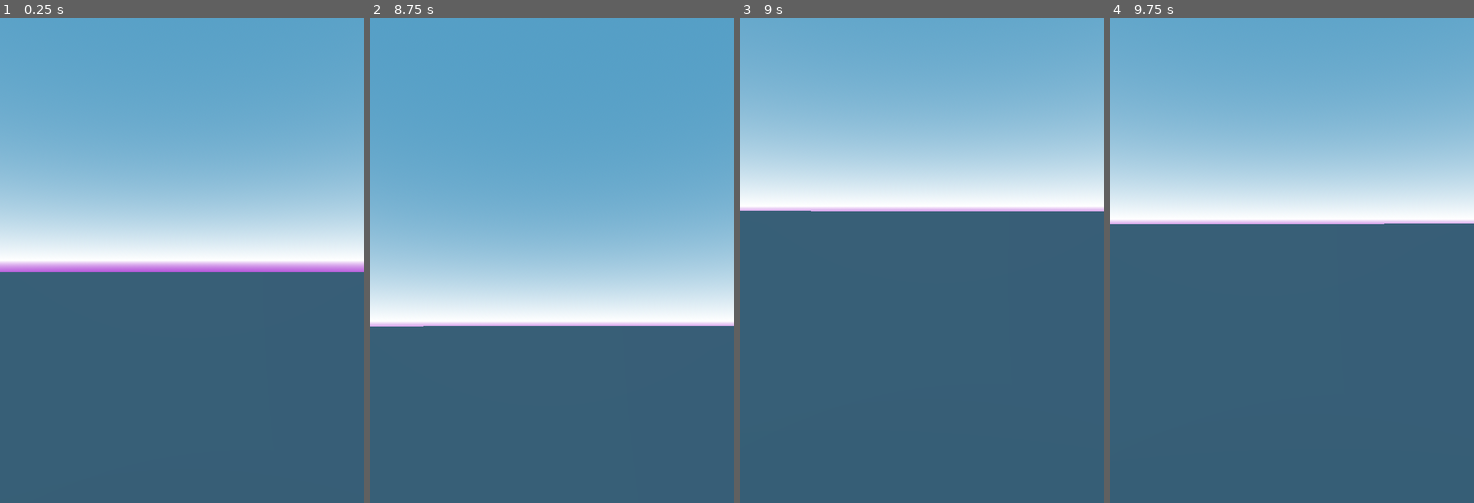
Above: before the commit, frames 1-4 (left to right).
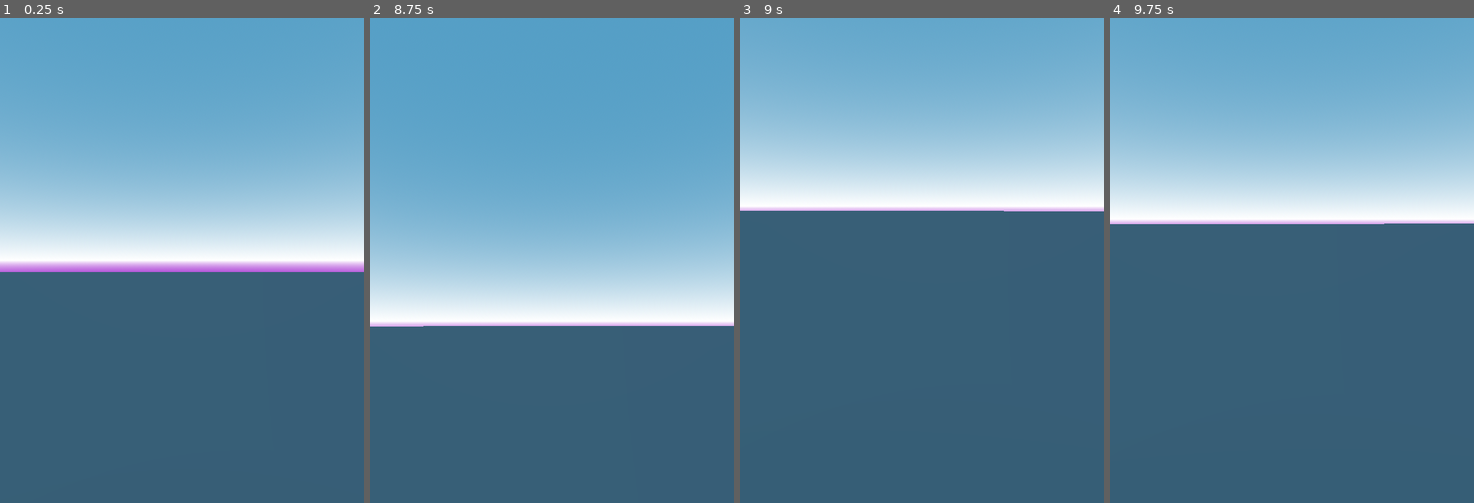
Above: after the commit, the same moments.

Repository: init-Sense/octant
Game: Godot game, scene res://scenes/octagon.tscn
Same seed, same stepped clock (60 frames per second), same inputs: the game is played once before the commit and once after it.
Inputs (mouse positions are in pixels of both pictures, inside the frame that each line leads up to):
- Up to frame 1 (0.25 s): no input
- Up to frame 2 (8.75 s): tap Enter at 0.5, 2, 3.5 s; move the mouse to (570, 260) at 0.52 s; hold Q (debug_crouch_up) from 0.53 s (still down); click (570, 260) at 0.67 s; tap Space at 1.25, 2.75, 4.25 s; move the mouse to (533, 260) at 1.27 s; move the mouse to (559, 250) at 2.02 s; move the mouse to (548, 270) at 2.77 s; click (548, 270) at 2.92 s; move the mouse to (581, 265) at 3.52 s; move the mouse to (522, 255) at 4.27 s; move the mouse to (555, 260) at 5.02 s; click (555, 260) at 5.17 s; move the mouse to (537, 250) at 5.77 s; move the mouse to (570, 260) at 6.52 s; move the mouse to (533, 260) at 7.27 s; click (533, 260) at 7.42 s; move the mouse to (559, 250) at 8.02 s
- Up to frame 3 (9 s): move the mouse to (918, 270) at 8.77 s; release Q (debug_crouch_up) at 8.78 s; hold E (debug_crouch_down) from 8.78 s (still down)
- Up to frame 4 (9.75 s): move the mouse to (1321, 265) at 9.52 s; release E (debug_crouch_down) at 9.53 s; hold Q (debug_crouch_up) from 9.53 s (still down); click (1321, 265) at 9.67 s

Frames 1-2 are identical in both runs. In frame 3, less than 0.1% of the frame differs, in the area x 19-73%, y 39-40%; in frame 4, less than 0.1%.

Commit message:
feat: Crouching with steps

Diff:
--- a/scripts/player/player_crouch.gd
+++ b/scripts/player/player_crouch.gd
@@ -6,10 +6,19 @@
 @onready var head: Node3D = $"../Head"
 @onready var player_camera: PlayerCamera3D = $"../Head/PlayerCamera3D"
 
+const CROUCH_STEPS = 50
+const CROUCH_AMOUNT = 0.8
+
+var current_crouch_step = 0
+var initial_player_height = 0
+var initial_head_position = Vector3.ZERO
 
 func _ready():
 	if not player_body or not player_collision or not head or not player_camera:
 		push_error("Required nodes not found in PlayerCrouch3D. Check the node structure.")
+
+	initial_player_height = player_collision.shape.height
+	initial_head_position = head.position
 
 func _input(event):
 	if event is InputEventMouseButton:
@@ -22,6 +31,27 @@
 
 func _process(delta):
 	if Input.is_action_just_pressed("debug_crouch_down"):
-		print('Debug Crouch Down')
+		crouch_down()
 	elif Input.is_action_just_pressed("debug_crouch_up"):
-		print('Debug Crouch Up')
+		crouch_up()
+
+func crouch_down():
+	if current_crouch_step < CROUCH_STEPS:
+		current_crouch_step += 1
+		update_player_height()
+		print('Crouching down, step:', current_crouch_step)
+
+func crouch_up():
+	if current_crouch_step > 0:
+		current_crouch_step -= 1
+		update_player_height()
+		print('Standing up, step:', current_crouch_step)
+
+func update_player_height():
+	var crouch_progress = float(current_crouch_step) / CROUCH_STEPS
+	var height_change = initial_player_height * CROUCH_AMOUNT * crouch_progress
+	var new_height = initial_player_height - height_change
+
+	player_collision.shape.height = new_height
+
+	head.position.y = initial_head_position.y - height_change
